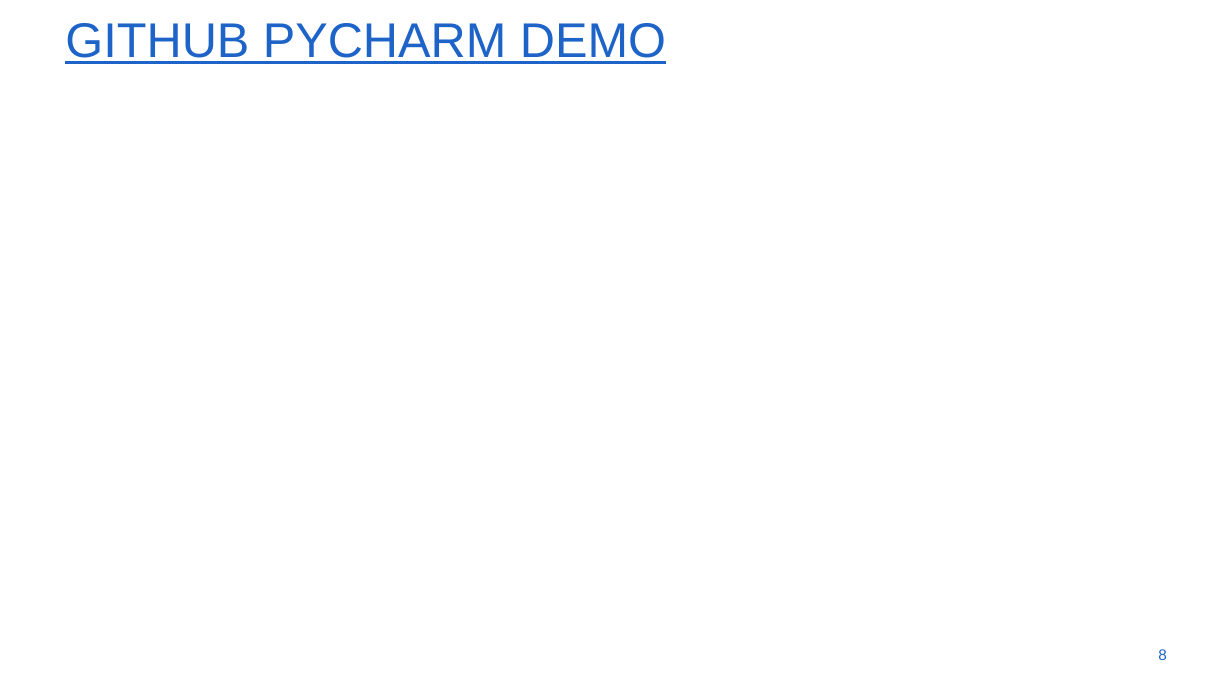
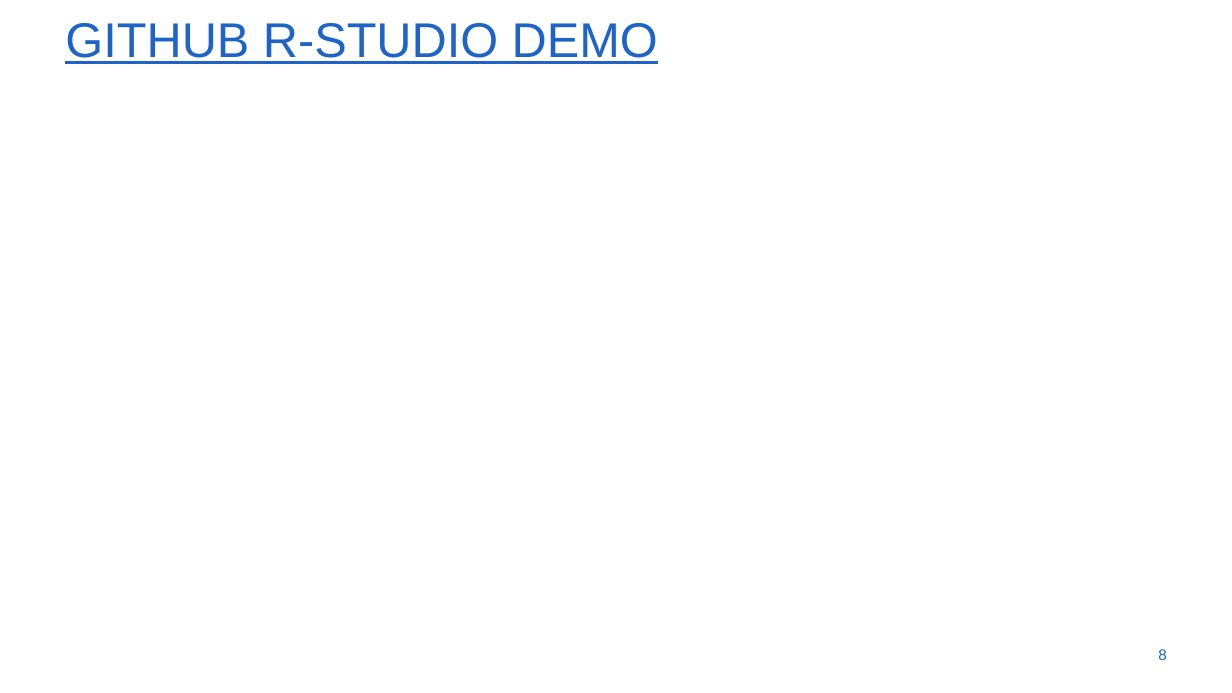
Before and after one commit to Qisi-Zhang/SSHTsessie, a slide deck: slide 8 of SSHTGithub.pptx. Drawn at 1232x693 pixels with LibreOffice and Linux fonts; fonts in the diff are those of the drawing; background and template pictures are left out. Boxes give left, top, right and bottom in pixels: in the first picture for what was removed or moved away, otherwise in the second. Text is boxed around its words. In the diff, an @@ line names an element or a change of style, - is before the commit and + after.

Commit message:
add slide Github files

```diff
--- a/SSHTGithub.pptx
+++ b/SSHTGithub.pptx
@@ title at <box>65,23,658,64</box>: text changed @@
-GITHUB PYCHARM DEMO
+GITHUB R-STUDIO DEMO
```
Also in this commit, not shown: 1 other slide changed, 1 slide added, 3 other files.
